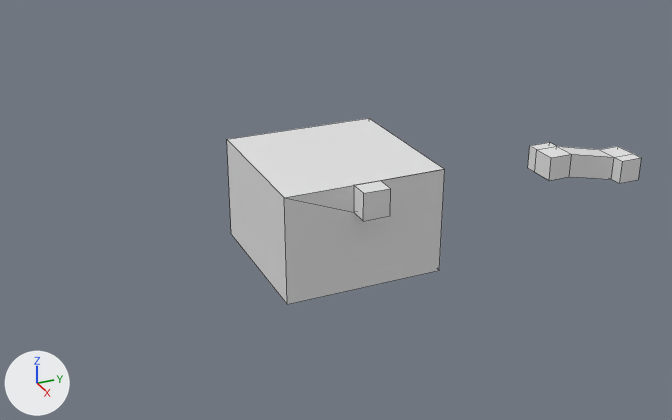
A saved change to the Blender file blender/map04.blend.
The view is the same before and after, from a camera (50 mm lens) standing at (58.0, -25.7, 28.4) and looking at (0.3, 0.2, -0.4). The axes (+X, +Y, +Z) are drawn at lower left. The lights are the same throughout. Mesh edges are drawn as thin lines.

In view in the first picture: 'mesh_gateway', 'mesh_main'.
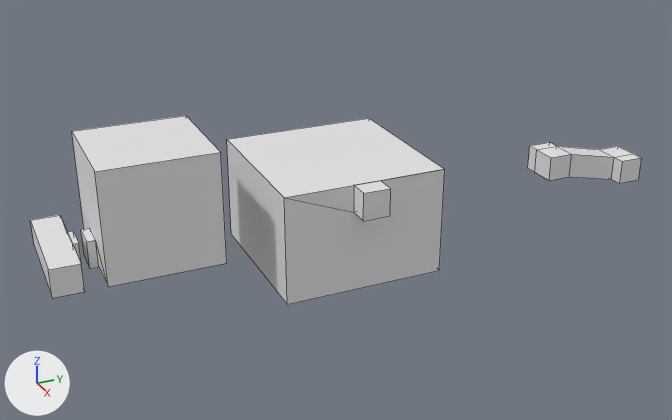
What changed in the scene script:
```text
Add me_cube_005:
    me_cube_005.from_pydata([(-1.0, -4.6, -4.0), (-1.0, -4.6, -2.0), (1.0, -4.6, -4.0), (1.0, -4.6, -2.0), (-4.0, -4.0, -4.0), (-4.0, -4.0, 4.0), (-4.0, 4.0, -4.0), (-4.0, 4.0, 4.0), (4.0, -4.0, -4.0), (4.0, -4.0, 4.0), (4.0, 4.0, -4.0), (4.0, 4.0, 4.0), (1.0, -4.0, -4.0), (1.0, -4.0, -2.0), (-1.0, -4.0, -2.0), (-1.0, -4.0, -4.0)], [], [(0, 1, 14, 15), (2, 3, 1, 0), (4, 5, 7, 6), (6, 7, 11, 10), (10, 11, 9, 8), (8, 13, 12, 15, 4), (6, 10, 8, 4), (11, 7, 5, 9), (12, 13, 3, 2), (4, 15, 14, 13, 8, 9, 5), (15, 12, 2, 0), (13, 14, 1, 3)])
Add me_cube_001:
    me_cube_001.from_pydata([(-1.0, -18.6, -1.0), (-1.0, -18.6, 1.0), (1.0, -18.6, -1.0), (1.0, -18.6, 1.0), (-4.0, -21.0, -1.0), (-4.0, -21.0, 1.0), (-4.0, -19.0, -1.0), (-4.0, -19.0, 1.0), (4.0, -21.0, -1.0), (4.0, -21.0, 1.0), (4.0, -19.0, -1.0), (4.0, -19.0, 1.0), (1.0, -19.0, -1.0), (1.0, -19.0, 1.0), (-1.0, -19.0, 1.0), (-1.0, -19.0, -1.0), (-1.0, -19.0, 0.62)], [], [(0, 1, 3, 2), (2, 3, 13, 12), (0, 2, 12, 15), (3, 1, 14, 13), (4, 5, 7, 6), (6, 7, 16, 15, 12, 10), (10, 11, 9, 8), (8, 9, 5, 4), (6, 10, 8, 4), (11, 7, 5, 9), (15, 16, 14, 1, 0), (10, 12, 13, 14, 16, 7, 11)])
Add ob_world_cube:
    ob_world_cube = bpy.data.objects.new('world_cube', me_cube_005)
    ob_world_cube.location = (0.0, -13.5, 3.0)
Add ob_world_straight:
    ob_world_straight = bpy.data.objects.new('world_straight', me_cube_001)
    ob_world_straight.location = (0.0, 0.0, 0.0)
```

Location of each change, [x1, y1, x2, y2] in pixels of the pictures (672 x 420 px):
'world_cube', added: after [72, 116, 227, 287]
'world_straight', added: after [31, 215, 85, 298]
